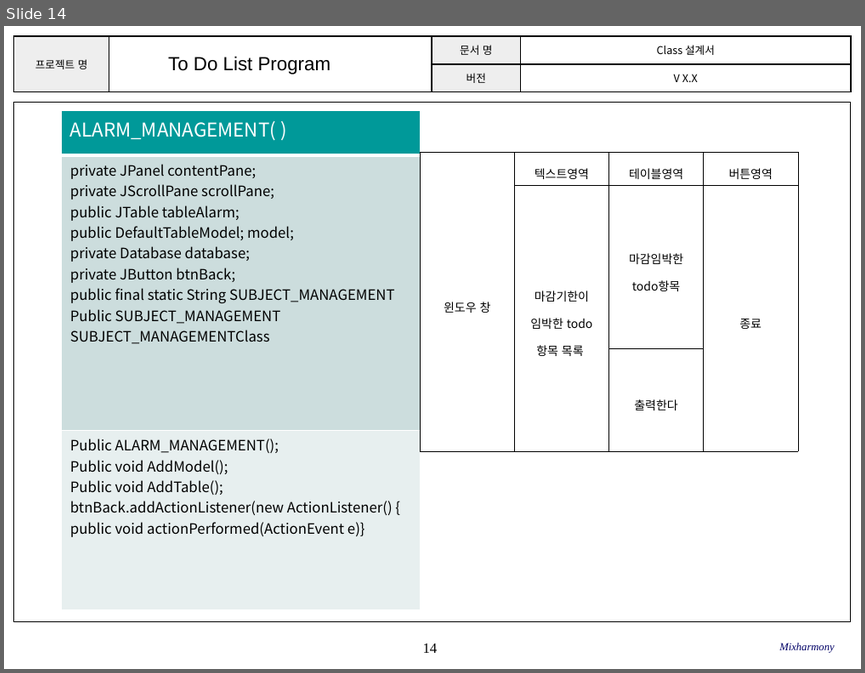
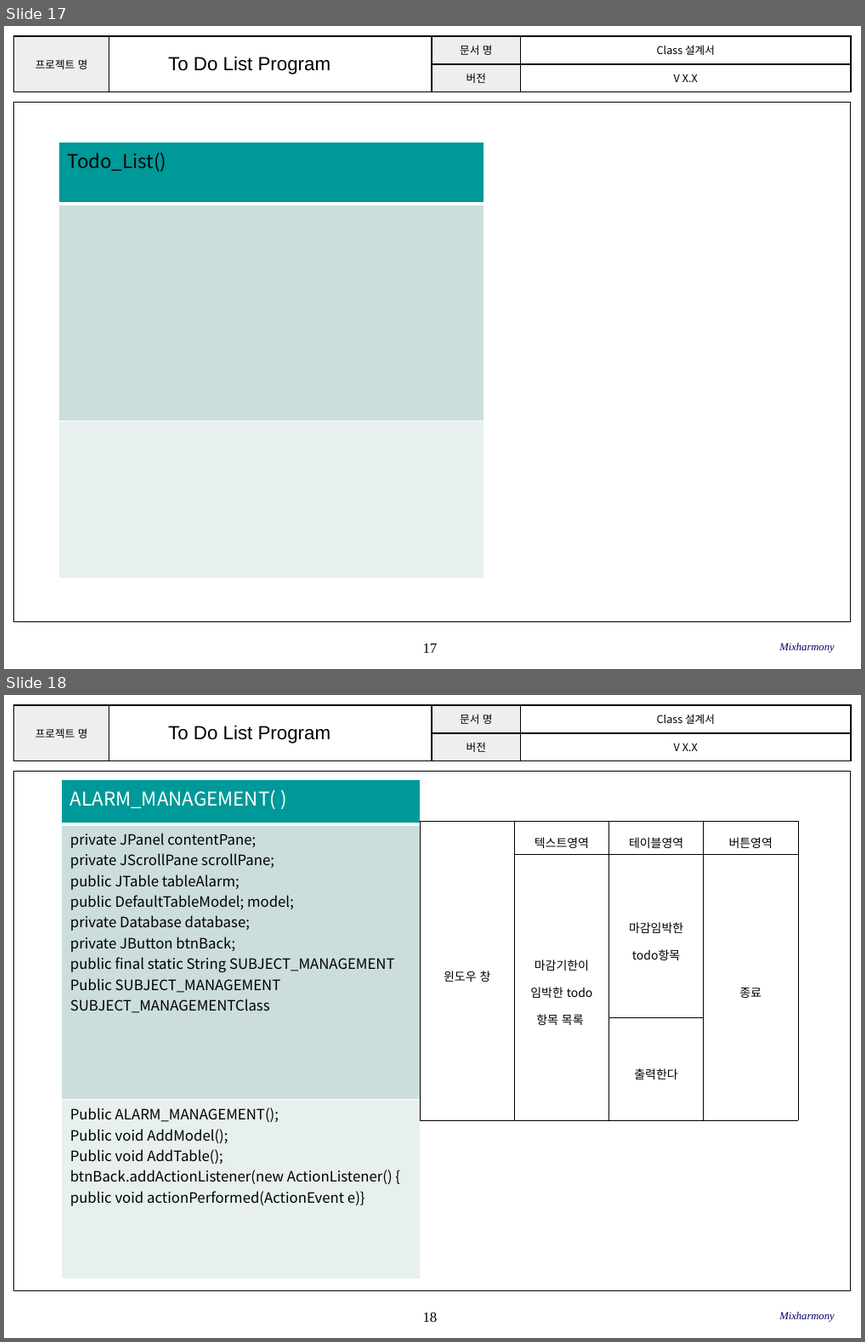
Before and after one commit to SE-admin/SE2017_2_mixharmony, a slide deck: doc/3_ 설계서/Class Design.pptx. Shown one above the other, each under a label of ours: slide 14 before the commit, slides 17 and 18 after it. The pictures are 865x673 and 865x1342 pixels, drawn with LibreOffice and Linux fonts; fonts in the diff are those of the drawing; background and template pictures are left out. Boxes give left, top, right and bottom in pixels: in the first picture for what was removed or moved away, otherwise in the second. Text is boxed around its words. In the diff, an @@ line names an element or a change of style, - is before the commit and + after.

```diff
--- a/doc/3_ 설계서/Class Design.pptx
+++ b/doc/3_ 설계서/Class Design.pptx
@@ slide 17 added at box(4, 26, 861, 669), background #FFFFFF; not listed: 3 template elements that a slide beside it also shows @@
@@ text added at box(168, 56, 331, 74), 16 pt, text #000000 @@
+To Do List Program
@@ table added at box(59, 142, 483, 578), 3 rows, 1 columns @@
+Todo_List()
+
+
@@ text added at box(779, 642, 834, 652), 9 pt, text #000066, italic @@
+Mixharmony
@@ what was slide 14 is now slide 18 @@
@@ page number at box(423, 1312, 438, 1321): text changed @@
-14
+18
```
Also in this commit, not shown: 4 slides changed, 3 other slides added.
